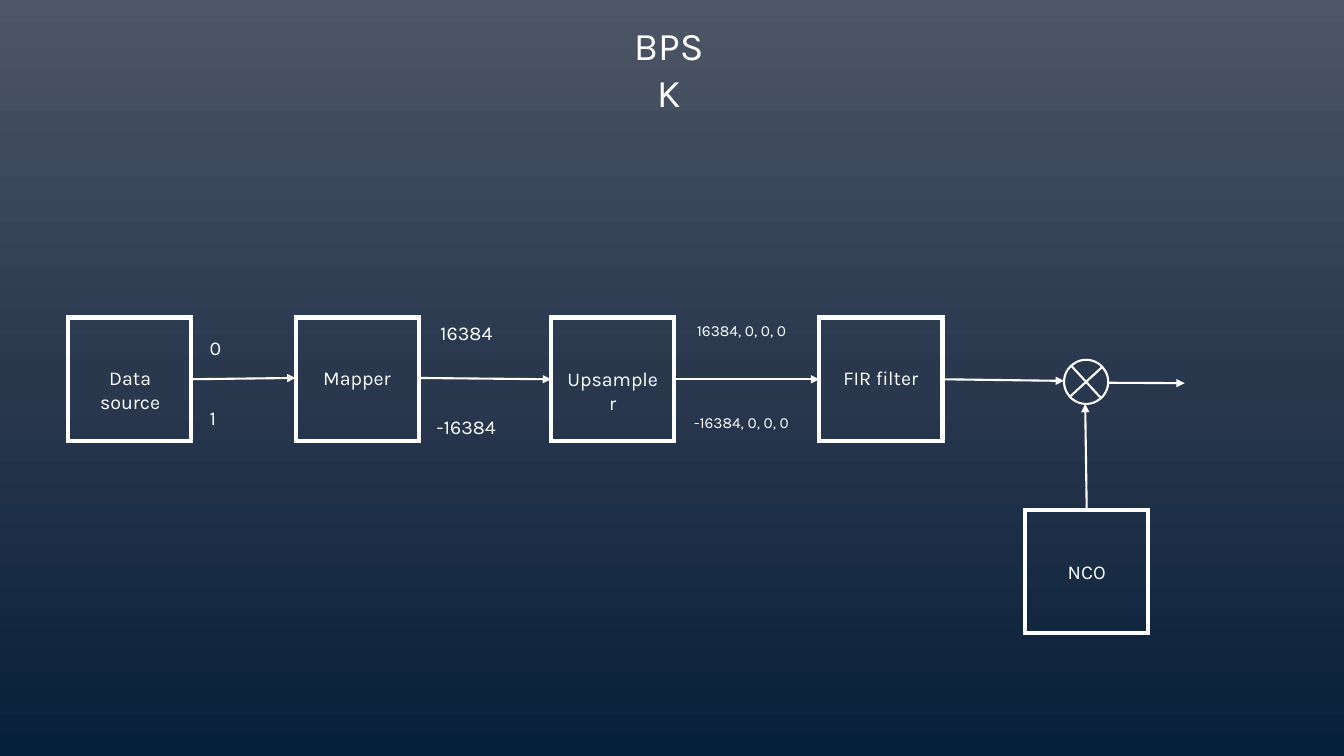
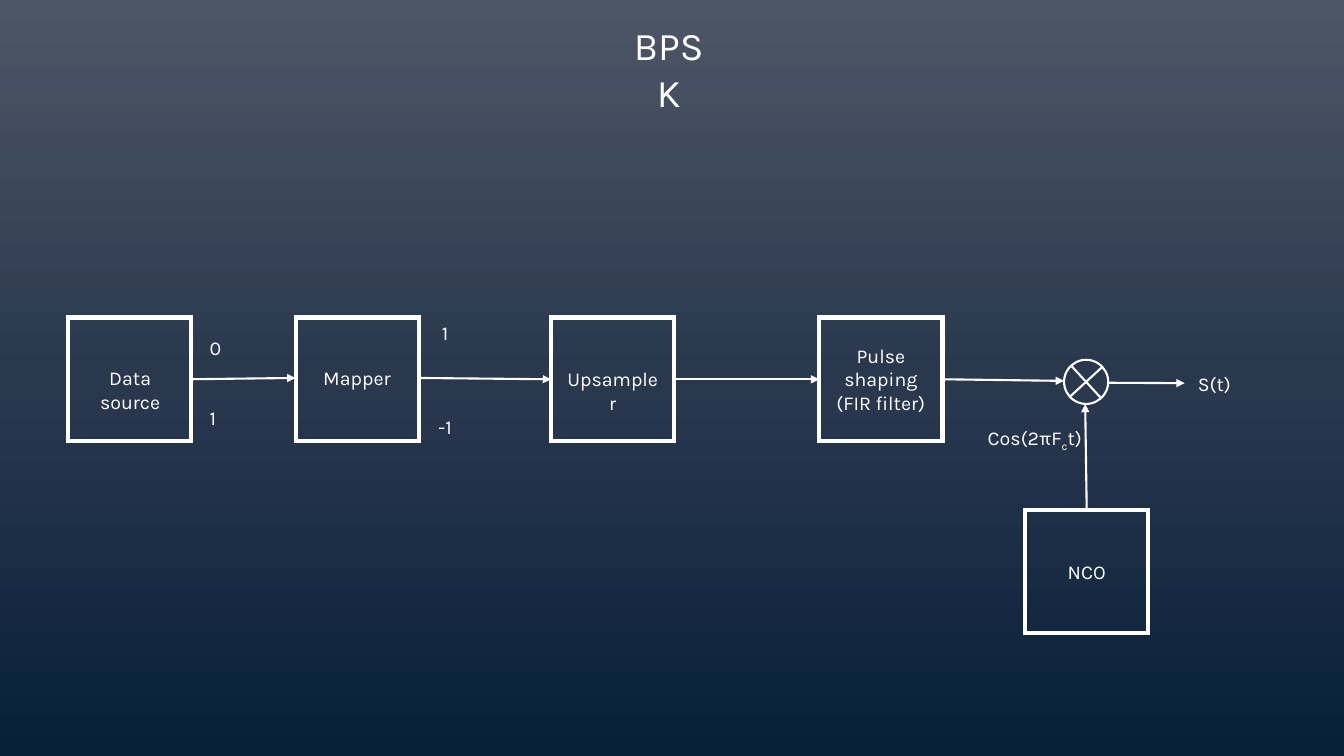
Before and after one commit to AbdulrahmanShokier/AES-128-256, a slide deck: slide 11 of block digram.pptx (slide 10 before the commit). Drawn at 1344x756 pixels with LibreOffice and Linux fonts; fonts in the diff are those of the drawing. Boxes give left, top, right and bottom in pixels: in the first picture for what was removed or moved away, otherwise in the second. Text is boxed around its words. In the diff, an @@ line names an element or a change of style, - is before the commit and + after.

```diff
--- a/block digram.pptx
+++ b/block digram.pptx
@@ text at (438, 327, 451, 434): text changed @@
-16384
--16384
+1
+-1
@@ text removed at (694, 326, 789, 430) @@
-16384, 0, 0, 0
--16384, 0, 0, 0
@@ text at (836, 349, 925, 412): text changed @@
-FIR filter
+Pulse shaping
+(FIR filter)
@@ text added at (1198, 377, 1231, 393), 14 pt, text #FFFFFF @@
+S(t)
@@ text added at (988, 431, 1062, 447), 14 pt, text #FFFFFF @@
+Cos(2πFct)
```
Also in this commit, not shown: 5 slides added, 6 slides removed.
